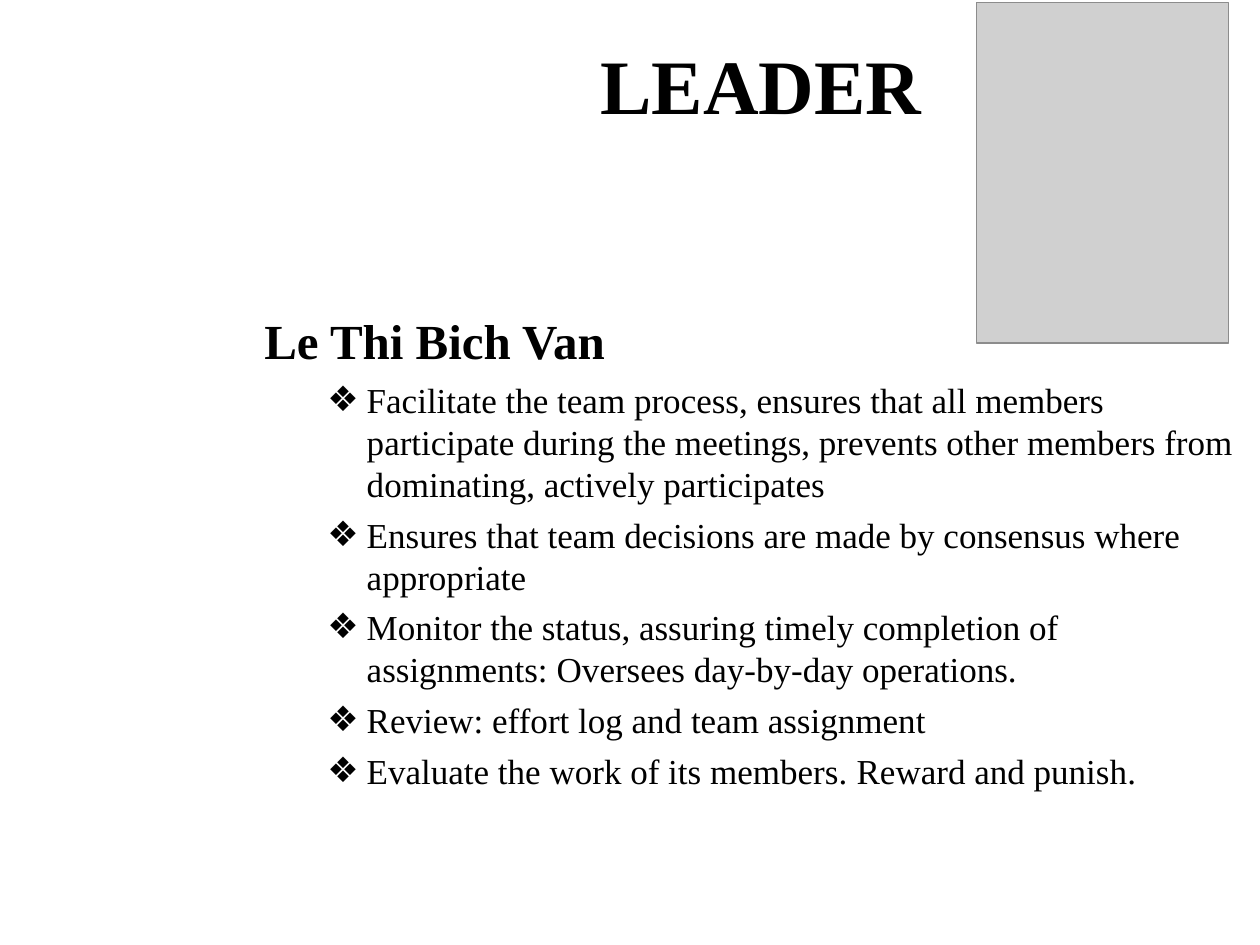
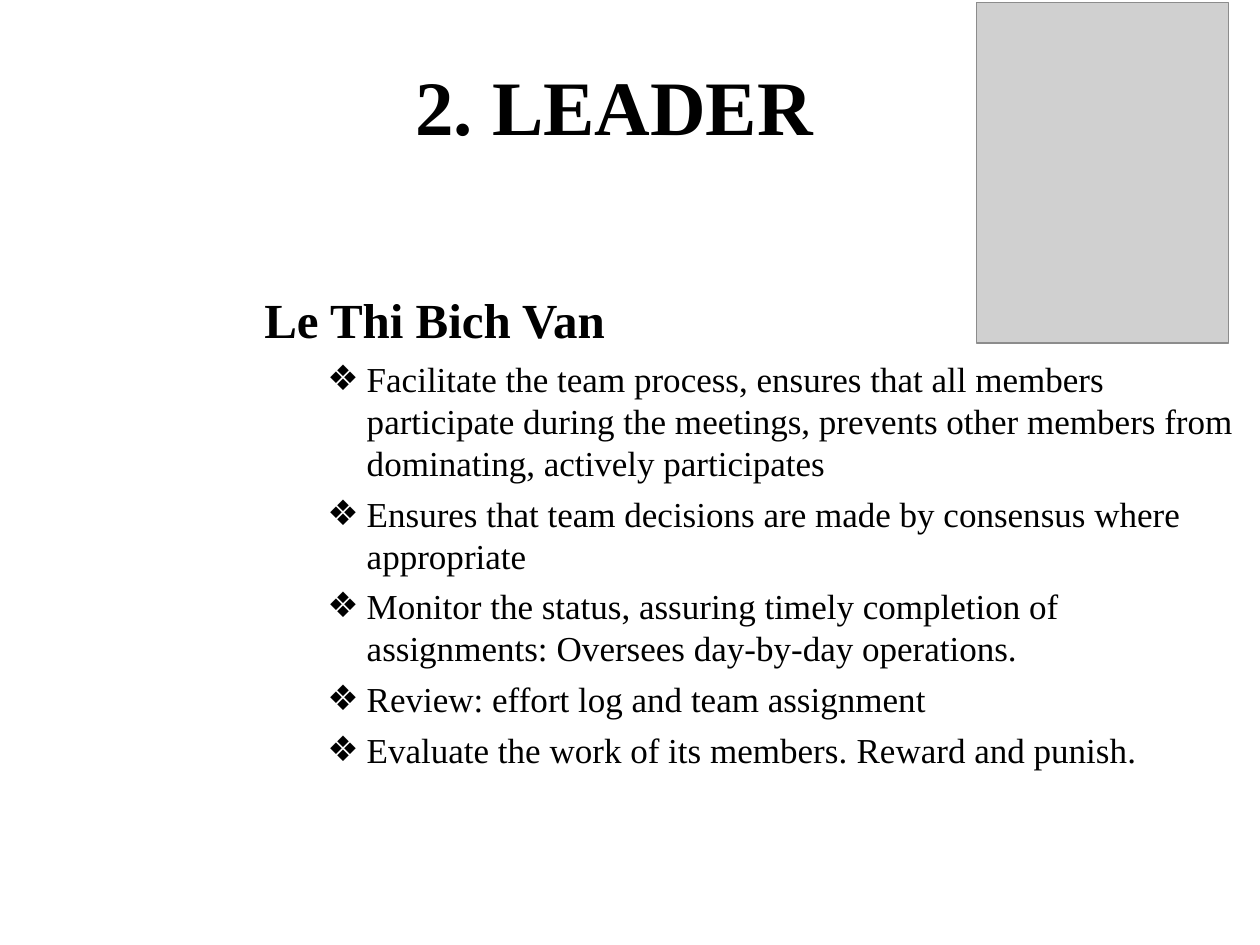
Before and after one commit to T138384/vlu-k15t1-team11, a slide deck: slide 9 of SMA - Software Measurement & Analysis/Asignment-01/K15T1-Team11-Team Assignment1/K15T1-Team11-Team Assignment1.ppt. Drawn at 1260x945 pixels with LibreOffice and Linux fonts; fonts in the diff are those of the drawing; grey boxes stand for pictures; background and template pictures are left out. Boxes give left, top, right and bottom in pixels: in the first picture for what was removed or moved away, otherwise in the second. Text is boxed around its words. In the diff, an @@ line names an element or a change of style, - is before the commit and + after.

```diff
--- a/SMA - Software Measurement & Analysis/Asignment-01/K15T1-Team11-Team Assignment1/K15T1-Team11-Team Assignment1.ppt
+++ b/SMA - Software Measurement & Analysis/Asignment-01/K15T1-Team11-Team Assignment1/K15T1-Team11-Team Assignment1.ppt
@@ text at bbox=[415, 84, 813, 136]: text changed @@
-LEADER
+2. LEADER
@@ text "Le Thi Bich Van": place and size @@
-text "Le Thi Bich Van" at bbox=[264, 325, 1232, 791]
+text "Le Thi Bich Van" at bbox=[264, 304, 1232, 770]
```
Also in this commit, not shown: 4 other slides changed.
